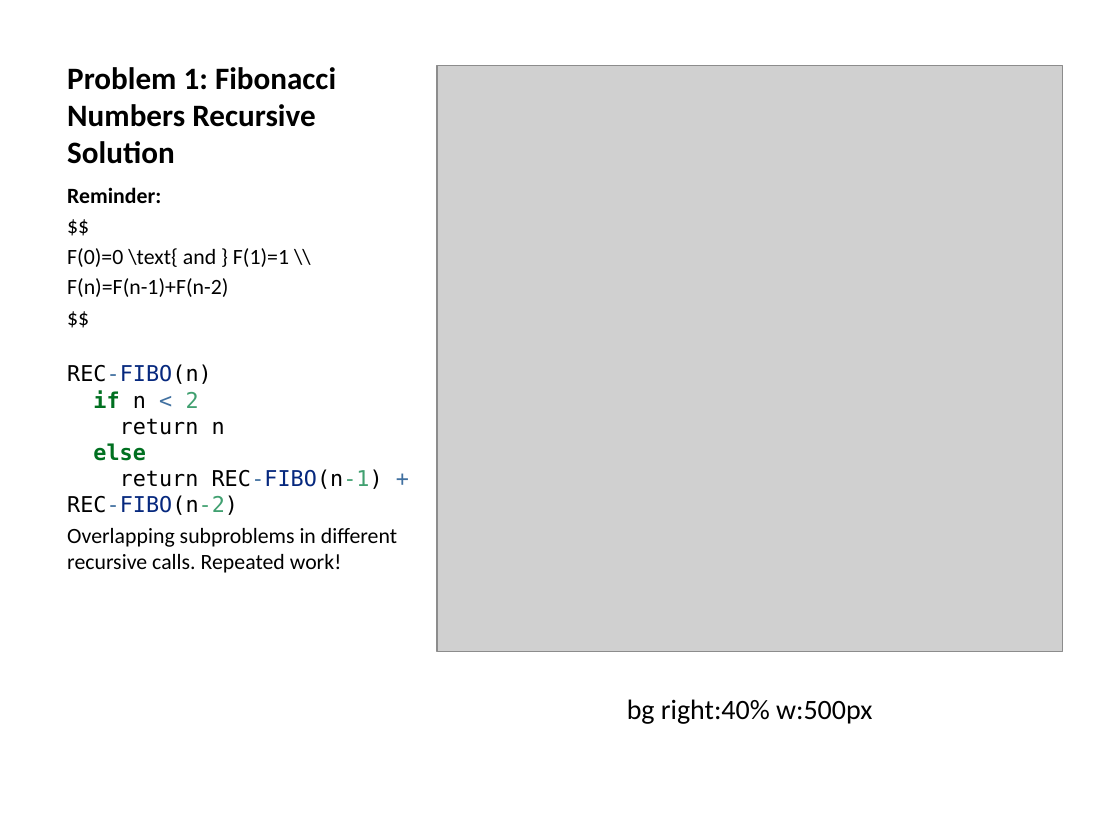
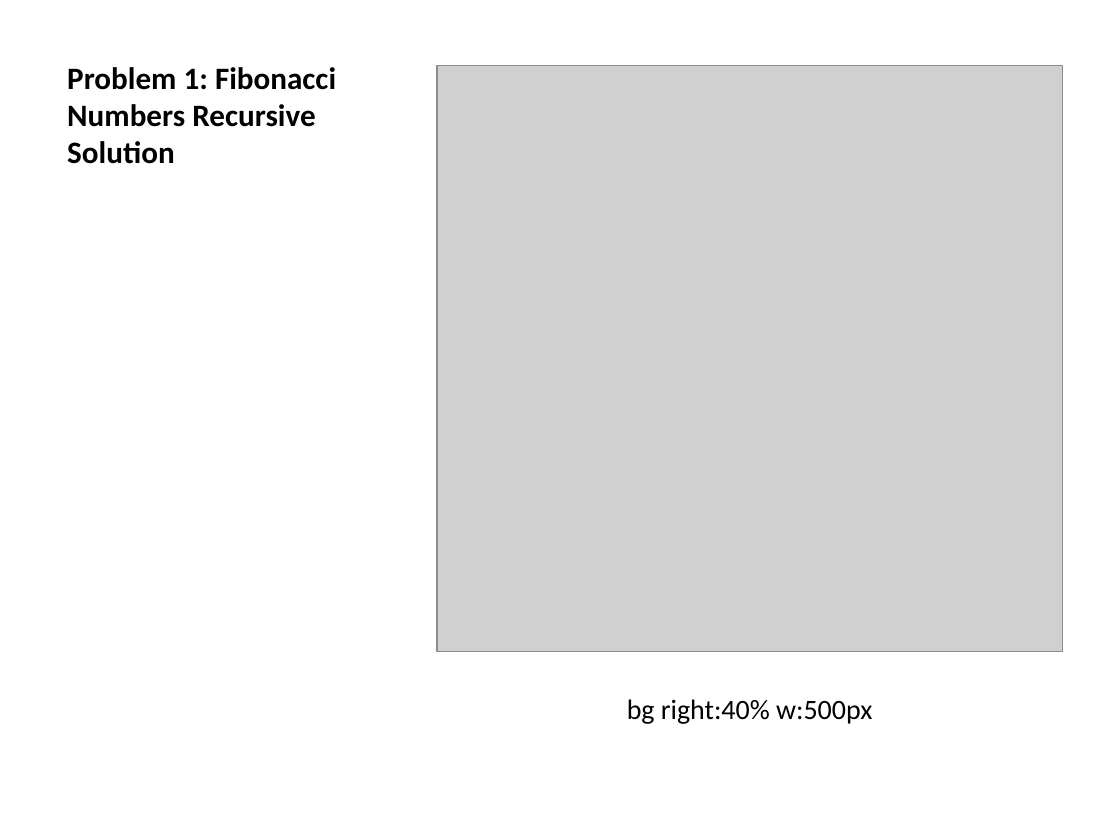
Before and after one commit to ucoruh/ce100-algorithms-and-programming-II, a slide deck: slide 11 of docs/week-5/ce100-week-5-dp.md_word.pptx. Drawn at 1120x840 pixels with LibreOffice and Linux fonts; fonts in the diff are those of the drawing; grey boxes stand for pictures. Boxes give left, top, right and bottom in pixels: in the first picture for what was removed or moved away, otherwise in the second. Text is boxed around its words. In the diff, an @@ line names an element or a change of style, - is before the commit and + after.

```diff
--- a/docs/week-5/ce100-week-5-dp.md_word.pptx
+++ b/docs/week-5/ce100-week-5-dp.md_word.pptx
@@ text removed at (67,187,397,573) @@
-Reminder:
-$$
-F(0)=0 \text{ and } F(1)=1 \\
-F(n)=F(n-1)+F(n-2)
-$$
-REC-FIBO(n)
-if n < 2
-return n
-else
-return REC-FIBO(n-1) + REC-FIBO(n-2)
-Overlapping subproblems in different recursive calls. Repeated work!
```
Also in this commit, not shown: 1 other slide changed, 18 slides added, 1 slide removed, 38 other files.
